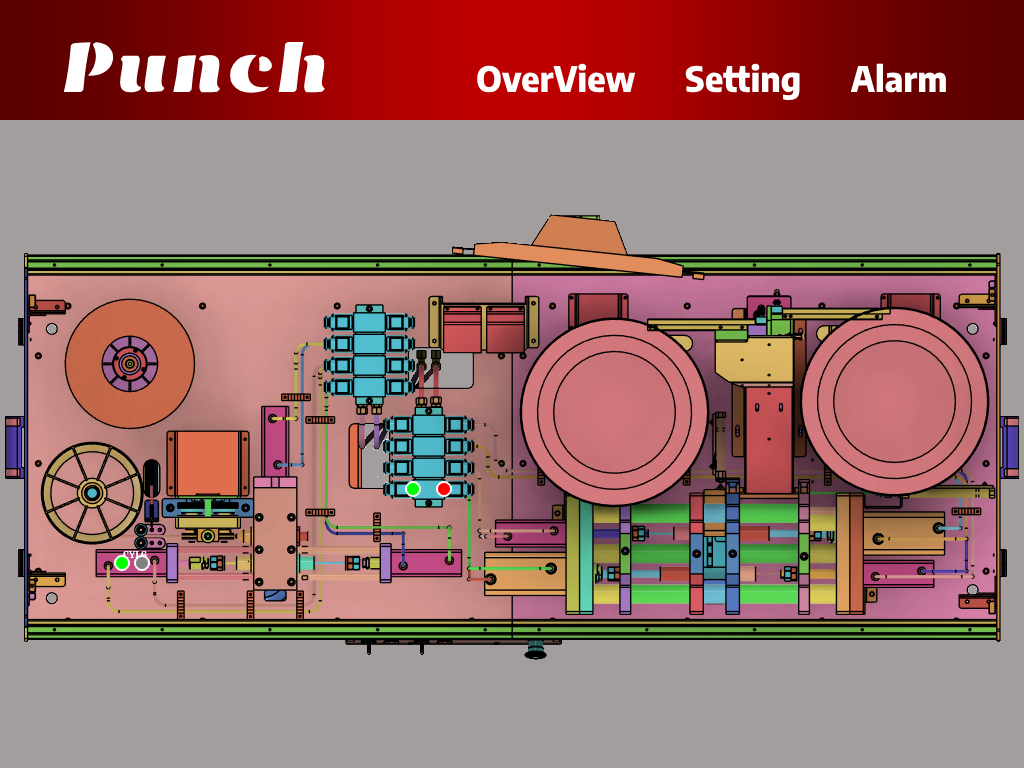
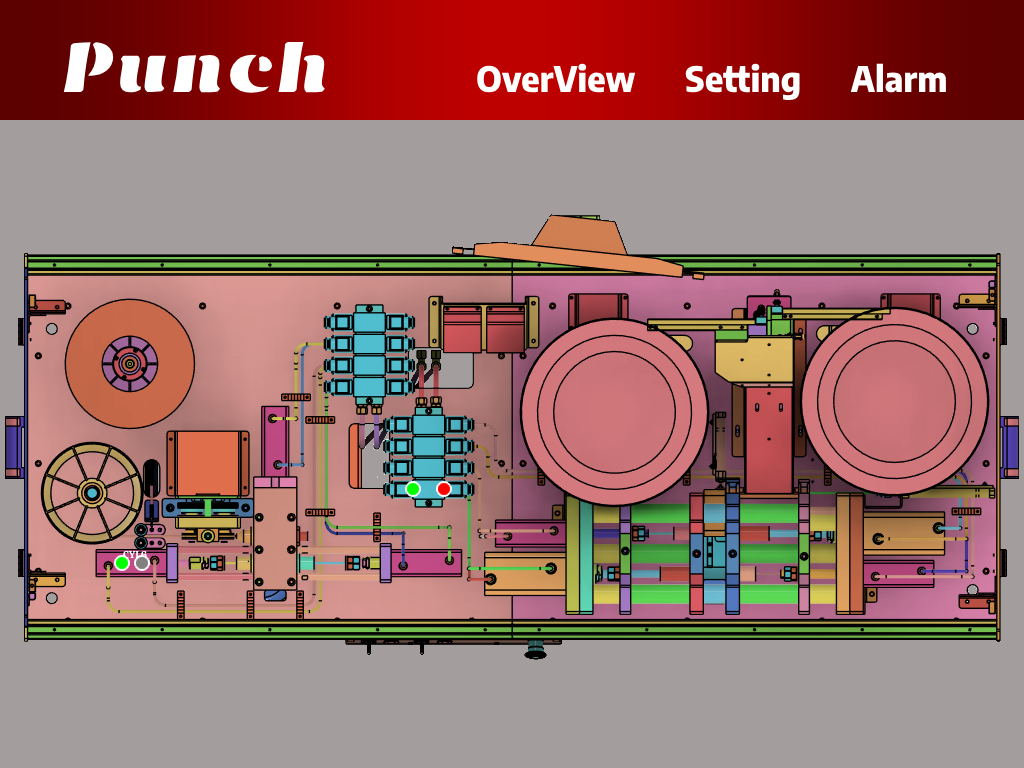
Comparing the layer stacks of the two 1024 x 768 images. Changes:
painted on "Background" over [5, 324, 56, 603]
